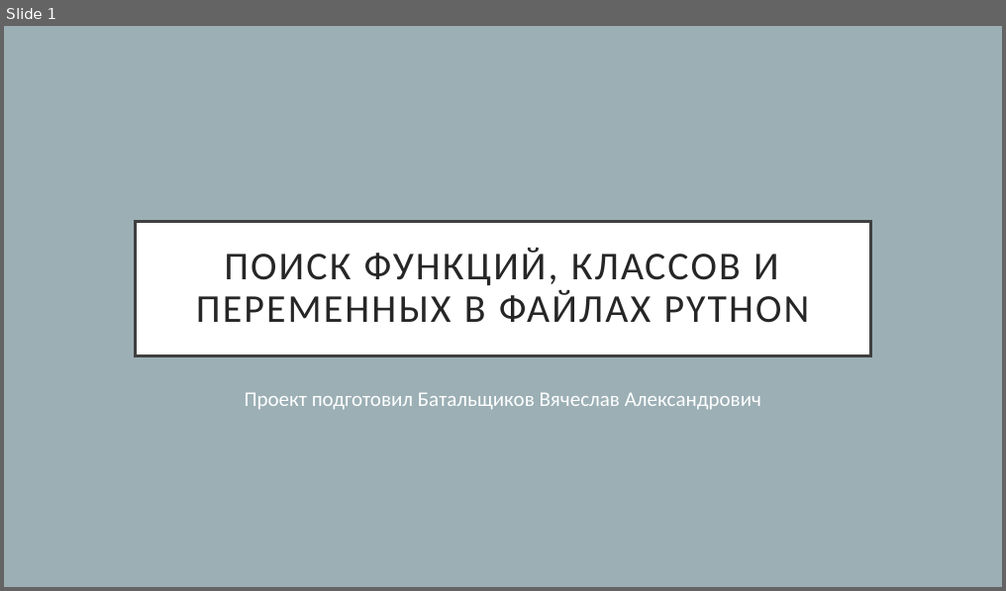
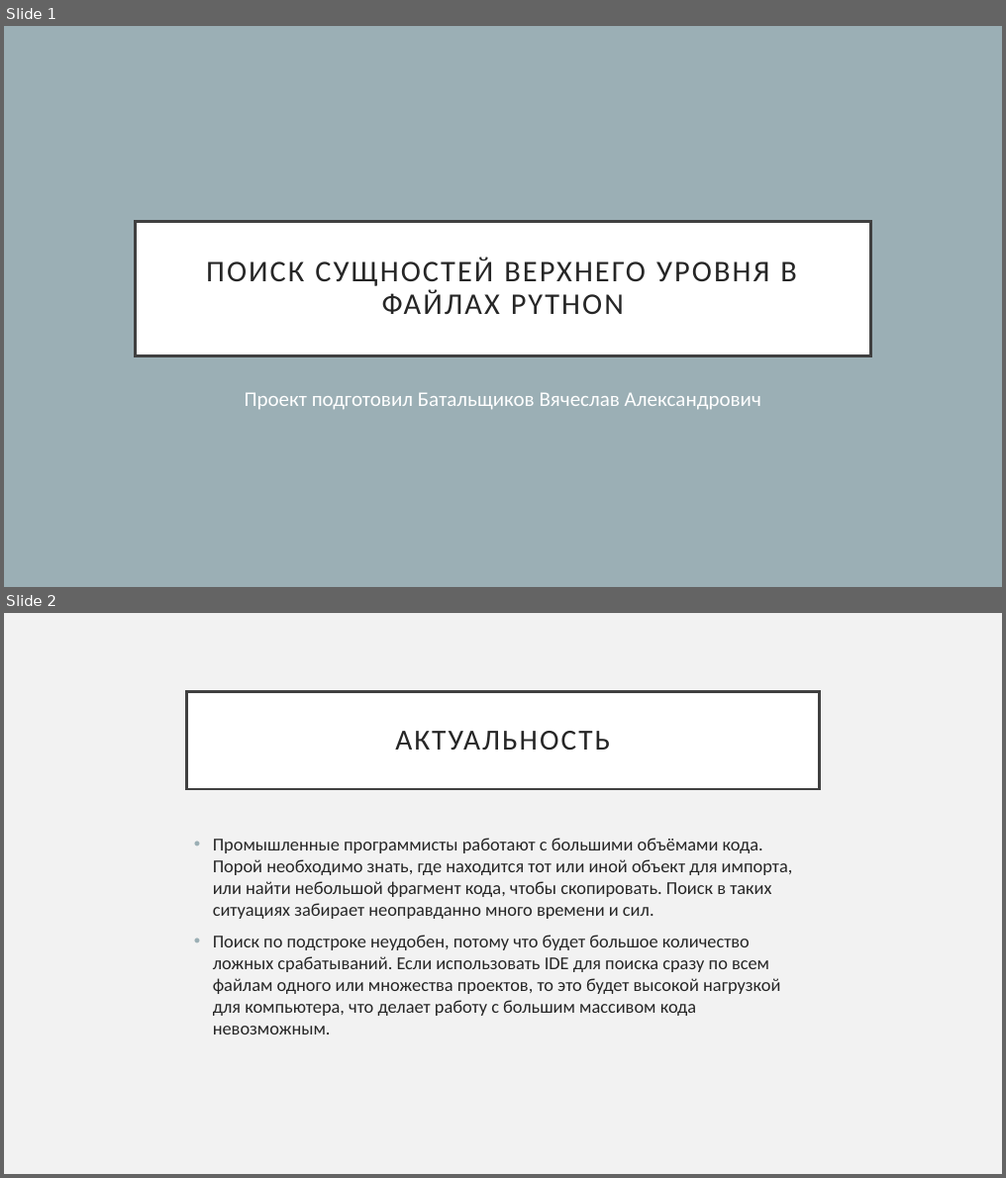
Before and after one commit to VIPigeon/SearchProject, a slide deck: Презентация.pptx. Shown one above the other, each under a label of ours: slide 1 before the commit, slides 1 and 2 after it. The pictures are 1006x591 and 1006x1178 pixels, drawn with LibreOffice and Linux fonts; fonts in the diff are those of the drawing. Boxes give left, top, right and bottom in pixels: in the first picture for what was removed or moved away, otherwise in the second. Text is boxed around its words. In the diff, an @@ line names an element or a change of style, - is before the commit and + after.

```diff
--- a/Презентация.pptx
+++ b/Презентация.pptx
@@ slide 2 added at box(4, 613, 1002, 1174), background #F2F2F2 @@
@@ rectangle added at box(187, 692, 819, 789), fill #FFFFFF, outline #404040 2.49 pt, 28 pt, text #262626 @@
+АКТУАЛЬНОСТЬ
@@ text added at box(213, 838, 793, 1035), 17.5 pt, text #262626 @@
+• Промышленные программисты работают с большими объёмами кода. Порой необходимо знать, где находится тот или иной объект для импорта, или найти небольшой фрагмент кода, чтобы скопировать. Поиск в таких ситуациях забирает неоправданно много времени и сил.
+• Поиск по подстроке неудобен, потому что будет большое количество ложных срабатываний. Если использовать IDE для поиска сразу по всем файлам одного или множества проектов, то это будет высокой нагрузкой для компьютера, что делает работу с большим массивом кода невозможным.
@@ slide 1 changed as well @@
@@ rectangle "ПОИСК СУЩНОСТЕЙ ВЕРХНЕГО УРОВНЯ В ..." at box(135, 221, 871, 356): title to rectangle @@
@@ text in rectangle at box(206, 257, 796, 314): text changed; size 38 to 28.9 pt @@
-ПОИСК ФУНКЦИЙ, КЛАССОВ И ПЕРЕМЕННЫХ В ФАЙЛАХ PYTHON
+ПОИСК СУЩНОСТЕЙ ВЕРХНЕГО УРОВНЯ В ФАЙЛАХ PYTHON
```
Also in this commit, not shown: 5 other slides changed, 2 other slides added, 1 slide removed, 1 other file.
